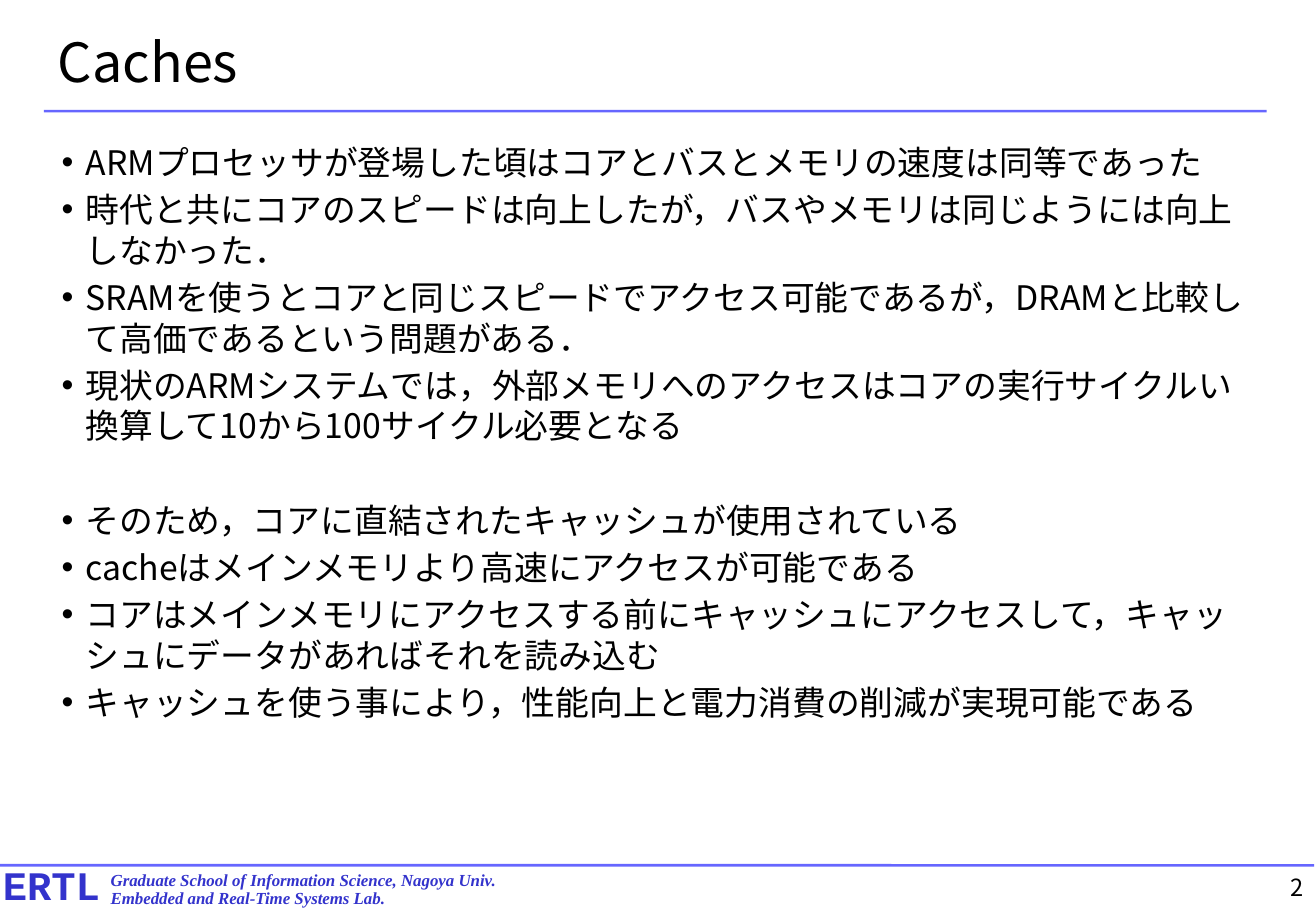
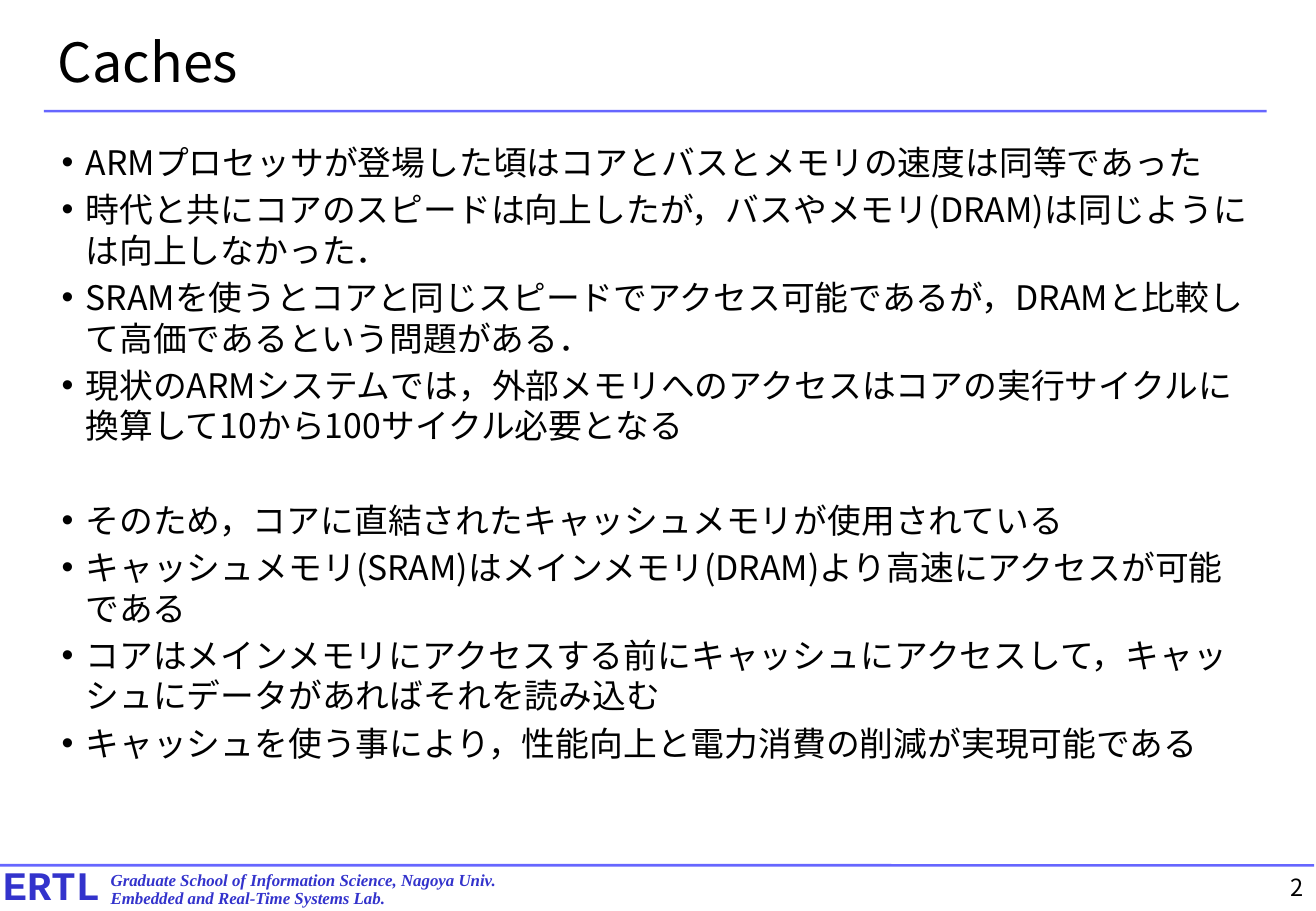
Before and after one commit to exshonda/arm64_basic, a slide deck: slide 2 of text/9.chapter11.pptx. Drawn at 1316x911 pixels with LibreOffice and Linux fonts; fonts in the diff are those of the drawing. Boxes give left, top, right and bottom in pixels: in the first picture for what was removed or moved away, otherwise in the second. Text is boxed around its words. In the diff, an @@ line names an element or a change of style, - is before the commit and + after.

Commit message:
update

```diff
--- a/text/9.chapter11.pptx
+++ b/text/9.chapter11.pptx
@@ text at (86,193,1247,266): text changed @@
-• 時代と共にコアのスピードは向上したが，バスやメモリは同じようには向上しなかった．
+• 時代と共にコアのスピードは向上したが，バスやメモリ(DRAM)は同じようには向上しなかった．
@@ text at (86,369,1233,623): text changed @@
-• 現状のARMシステムでは，外部メモリへのアクセスはコアの実行サイクルい換算して10から100サイクル必要となる
-• そのため，コアに直結されたキャッシュが使用されている
-• cacheはメインメモリより高速にアクセスが可能である
+• 現状のARMシステムでは，外部メモリへのアクセスはコアの実行サイクルに換算して10から100サイクル必要となる
+• そのため，コアに直結されたキャッシュメモリが使用されている
+• キャッシュメモリ(SRAM)はメインメモリ(DRAM)より高速にアクセスが可能である
```
Also in this commit, not shown: 3 other slides changed.
